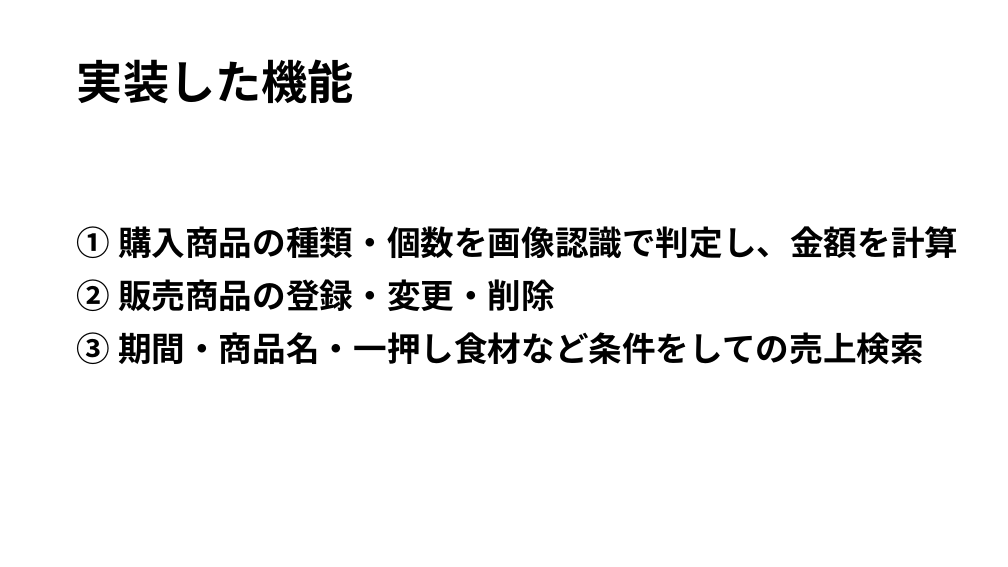
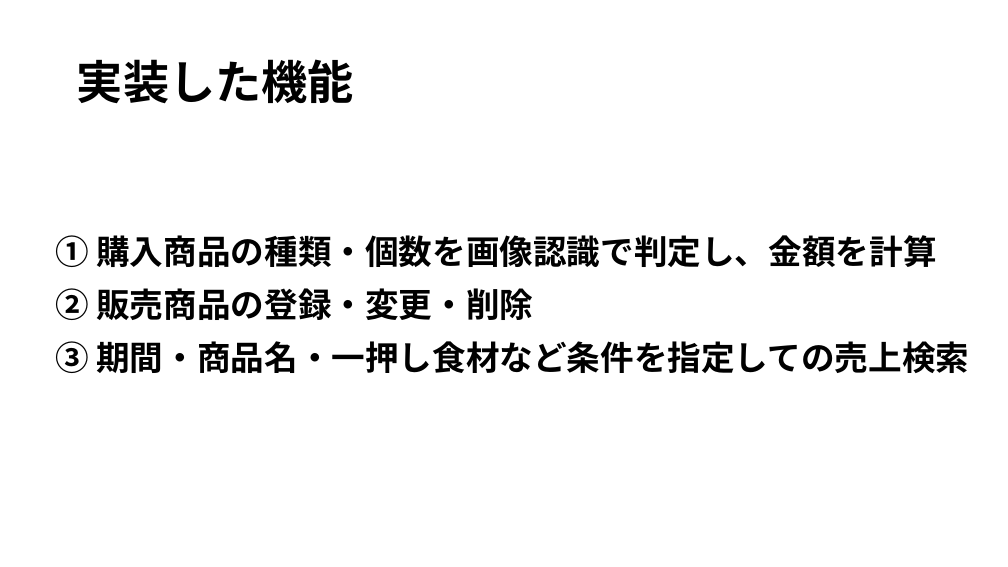
Before and after one commit to ASO1801033/Cake-Treasurer, a slide deck: slide 5 of プロジェクト開発演習発表用.pptx. Drawn at 1008x567 pixels with LibreOffice and Linux fonts; fonts in the diff are those of the drawing. Boxes give left, top, right and bottom in pixels: in the first picture for what was removed or moved away, otherwise in the second. Text is boxed around its words. In the diff, an @@ line names an element or a change of style, - is before the commit and + after.

```diff
--- a/プロジェクト開発演習発表用.pptx
+++ b/プロジェクト開発演習発表用.pptx
@@ text "① 購入商品の種類・個数を画像認識で判定し、金額を計算" moved from (x1=77, y1=226, x2=958, y2=364) to (x1=55, y1=235, x2=969, y2=373) @@
@@ text at (x1=55, y1=341, x2=969, y2=373): text changed @@
-③ 期間・商品名・一押し食材など条件をしての売上検索
+③ 期間・商品名・一押し食材など条件を指定しての売上検索
```
Also in this commit, not shown: 2 other slides changed, 1 slide added.
